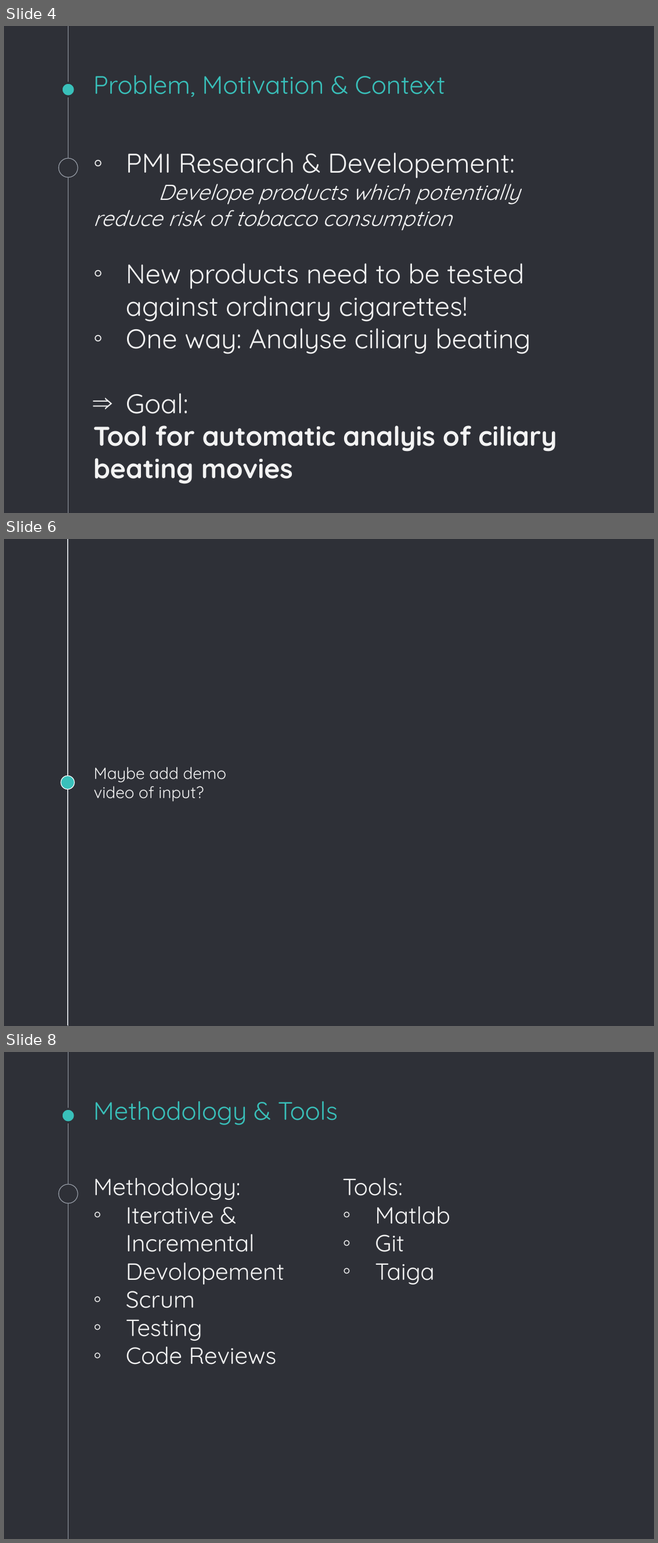
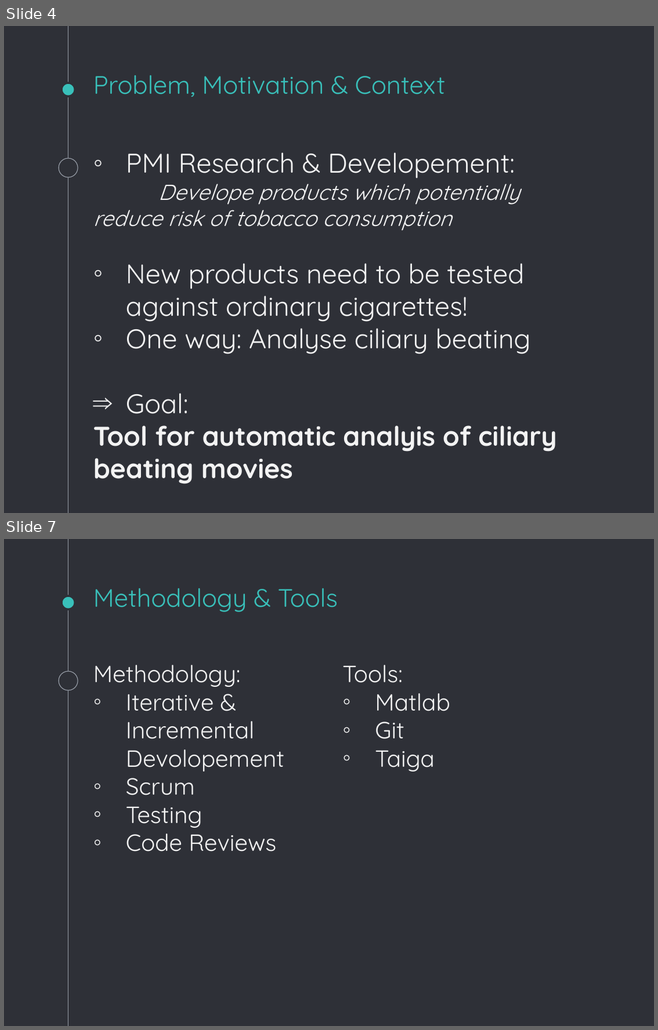
Before and after one commit to SimuJenni/RD-project, a slide deck: doc/initial-plan.pptx. Shown one above the other, each under a label of ours: slides 4, 6 and 8 before the commit, slides 4 and 7 after it; the slides between them are not shown. The pictures are 658x1543 and 658x1030 pixels, drawn with LibreOffice and Linux fonts; fonts in the diff are those of the drawing; background and template pictures are left out. Boxes give left, top, right and bottom in pixels: in the first picture for what was removed or moved away, otherwise in the second. Text is boxed around its words. In the diff, an @@ line names an element or a change of style, - is before the commit and + after.

```diff
--- a/doc/initial-plan.pptx
+++ b/doc/initial-plan.pptx
@@ slide 6 removed at (4, 539, 654, 1026), background picture (left out); not listed: 1 template element that a slide beside it also shows @@
@@ line removed from (68, 539) to (68, 776) @@
@@ ellipse removed at (61, 776, 75, 790) @@
@@ text removed at (94, 767, 227, 802) @@
-Maybe add demo video of input?
@@ line removed from (68, 789) to (68, 1026) @@
@@ what was slide 8 is now slide 7 @@
```
Also in this commit, not shown: 5 slides changed, 1 slide added, 1 other slide removed.
